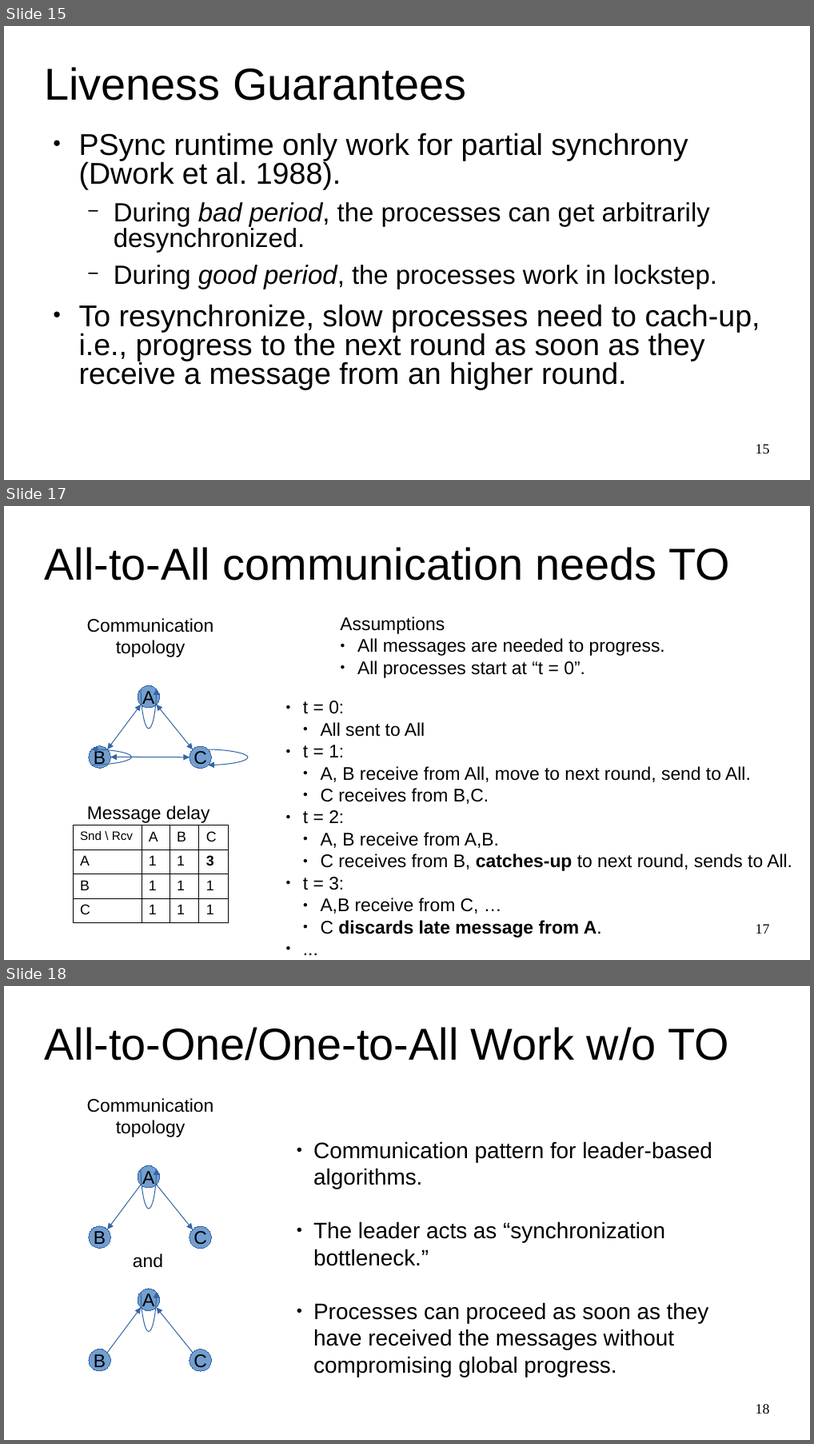
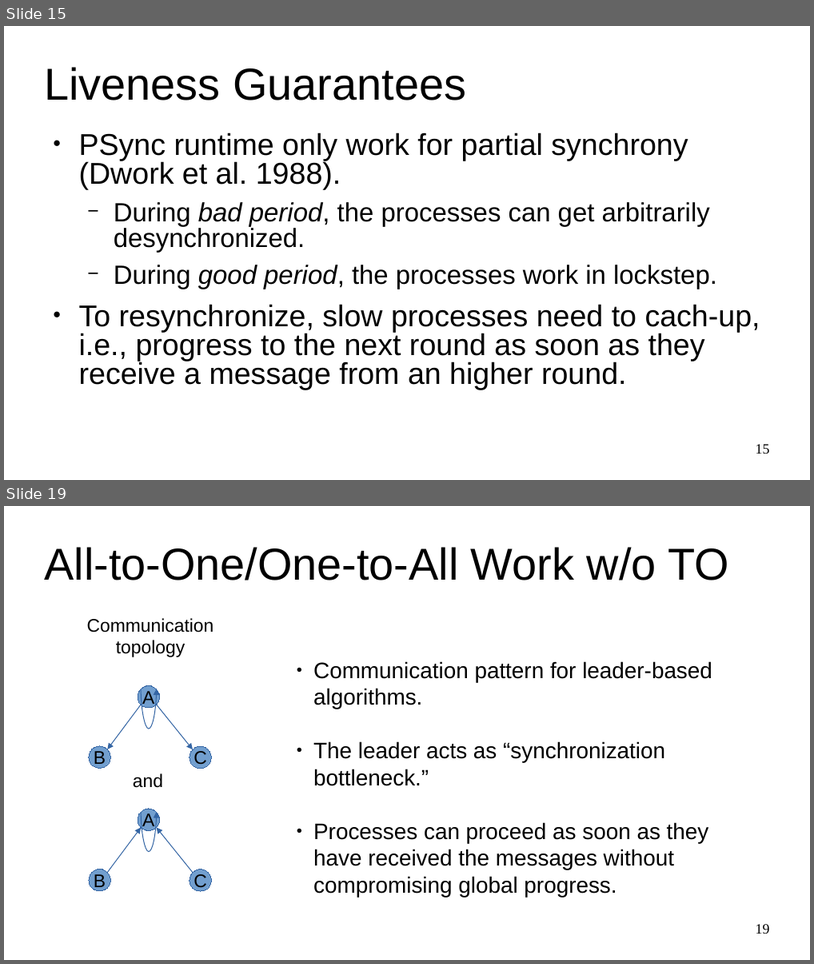
Before and after one commit to dzufferey/presentations, a slide deck: 2020_09_04_FRIDA/presentation.odp. Shown one above the other, each under a label of ours: slides 15, 17 and 18 before the commit, slides 15 and 19 after it; the slides between them are not shown. The pictures are 814x1444 and 814x964 pixels, drawn with LibreOffice and Linux fonts; fonts in the diff are those of the drawing. Boxes give left, top, right and bottom in pixels: in the first picture for what was removed or moved away, otherwise in the second. Text is boxed around its words. In the diff, an @@ line names an element or a change of style, - is before the commit and + after.

```diff
--- a/2020_09_04_FRIDA/presentation.odp
+++ b/2020_09_04_FRIDA/presentation.odp
@@ slide 17 removed at (4, 506, 810, 960), background #FFFFFF @@
@@ title removed at (44, 547, 730, 580) @@
-All-to-All communication needs TO
@@ text removed at (87, 618, 214, 657) @@
-Communication
-topology
@@ text removed at (340, 616, 666, 678) @@
-Assumptions
-● All messages are needed to progress.
-● All processes start at “t = 0”.
@@ ellipse removed at (138, 685, 160, 708) @@
-A
@@ curved arrow removed from (141, 689) to (156, 689) @@
@@ double arrow removed from (141, 704) to (107, 749) @@
@@ double arrow removed from (156, 704) to (193, 750) @@
@@ text removed at (303, 700, 793, 937) @@
-● t = 0:
-  ● All sent to All
-● t = 1:
-  ● A, B receive from All, move to next round, send to All.
-  ● C receives from B,C.
-● t = 2:
-  ● A, B receive from A,B.
-  ● C receives from B, catches-up to next round, sends to All.
-● t = 3:
-  ● A,B receive from C, …
-  ● C discards late message from A.
-● ...
@@ ellipse removed at (89, 746, 111, 768) @@
-B
@@ curved arrow removed from (92, 765) to (92, 749) @@
@@ curved double arrow removed from (190, 757) to (111, 757) @@
@@ ellipse removed at (190, 746, 212, 768) @@
-C
@@ curved arrow removed from (208, 750) to (208, 765) @@
@@ text removed at (87, 805, 210, 823) @@
-Message delay
@@ table removed at (73, 825, 228, 919), 4 rows, 4 columns @@
-Snd \ Rcv | A | B | C
-A | 1 | 1 | 3
-B | 1 | 1 | 1
-C | 1 | 1 | 1
@@ page number removed at (756, 924, 770, 933) @@
-17
@@ what was slide 18 is now slide 19 @@
@@ page number at (756, 924, 770, 933): text changed @@
-18
+19
```
Also in this commit, not shown: 2 slides changed, 4 slides added, 2 other slides removed, 3 other files.
